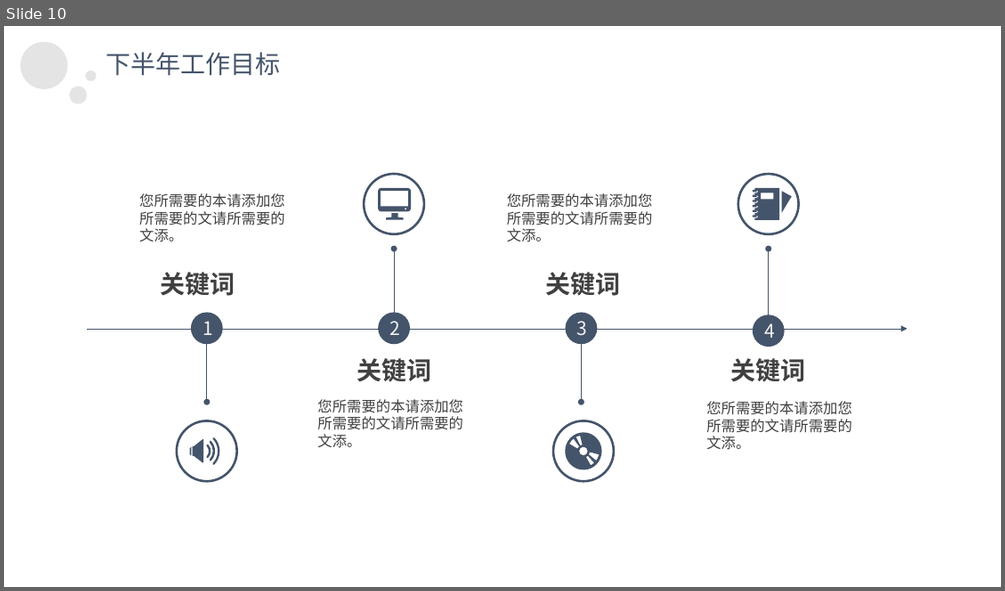
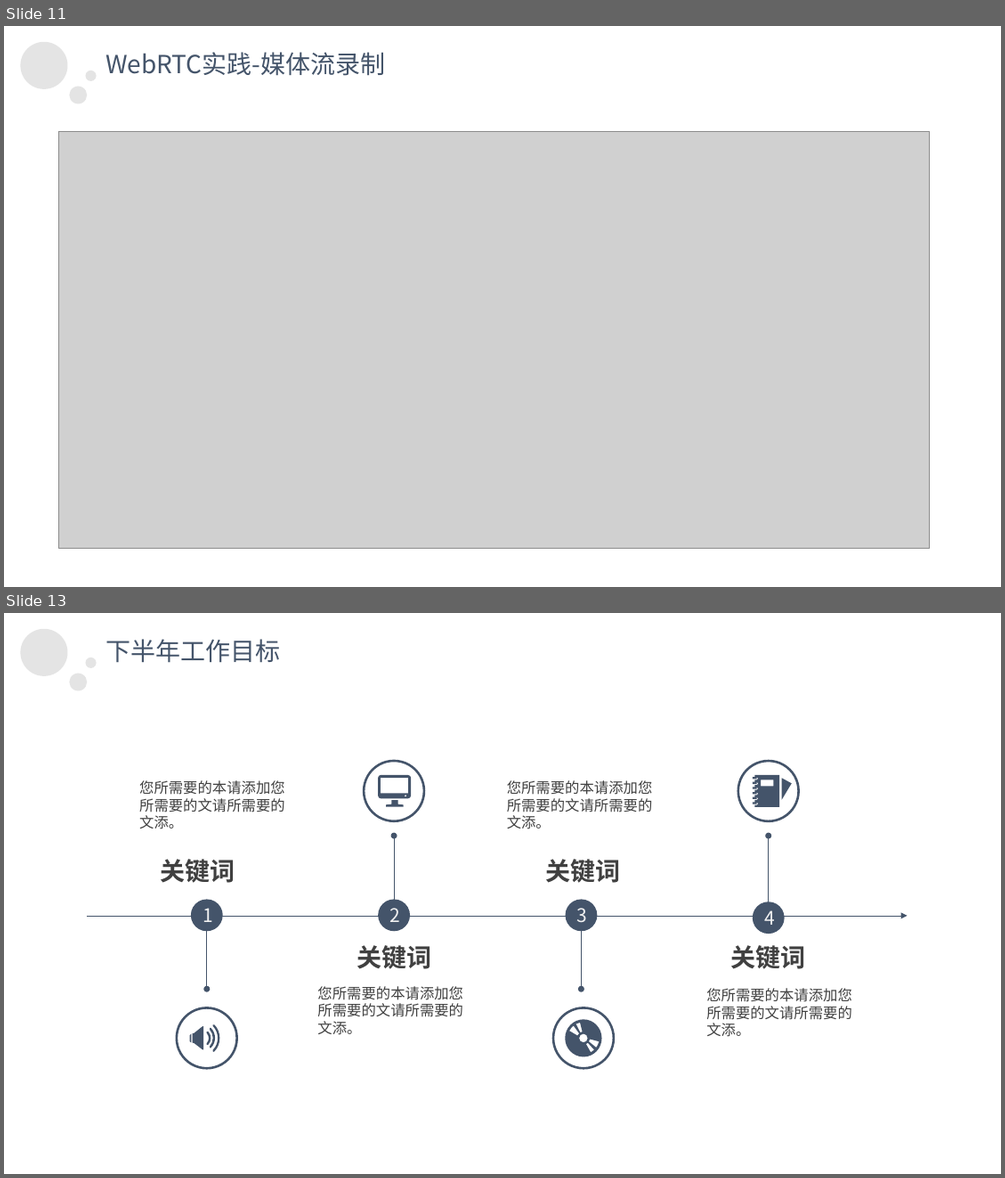
Before and after one commit to joeyer/lzjtest, a slide deck: 分享.pptx. Shown one above the other, each under a label of ours: slide 10 before the commit, slides 11 and 13 after it; the slides between them are not shown. The pictures are 1005x591 and 1005x1178 pixels, drawn with LibreOffice and Linux fonts; fonts in the diff are those of the drawing; grey boxes stand for pictures. Boxes give left, top, right and bottom in pixels: in the first picture for what was removed or moved away, otherwise in the second. Text is boxed around its words. In the diff, an @@ line names an element or a change of style, - is before the commit and + after.

```diff
--- a/分享.pptx
+++ b/分享.pptx
@@ slide 11 added at (x1=4, y1=26, x2=1001, y2=587), background #FFFFFF; not listed: 3 template elements that a slide beside it also shows @@
@@ text added at (x1=105, y1=52, x2=385, y2=76), 24 pt, text #44546A @@
+WebRTC实践-媒体流录制
@@ picture added at (x1=58, y1=131, x2=930, y2=548) @@
@@ what was slide 10 is now slide 13 @@
```
Also in this commit, not shown: 5 slides changed, 2 other slides added.
